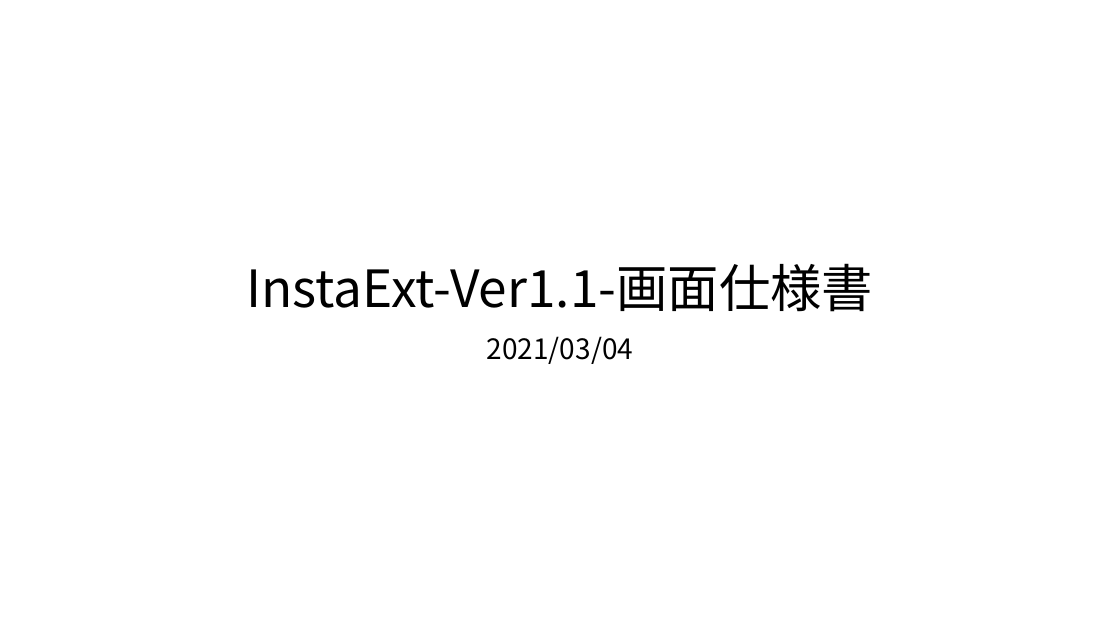
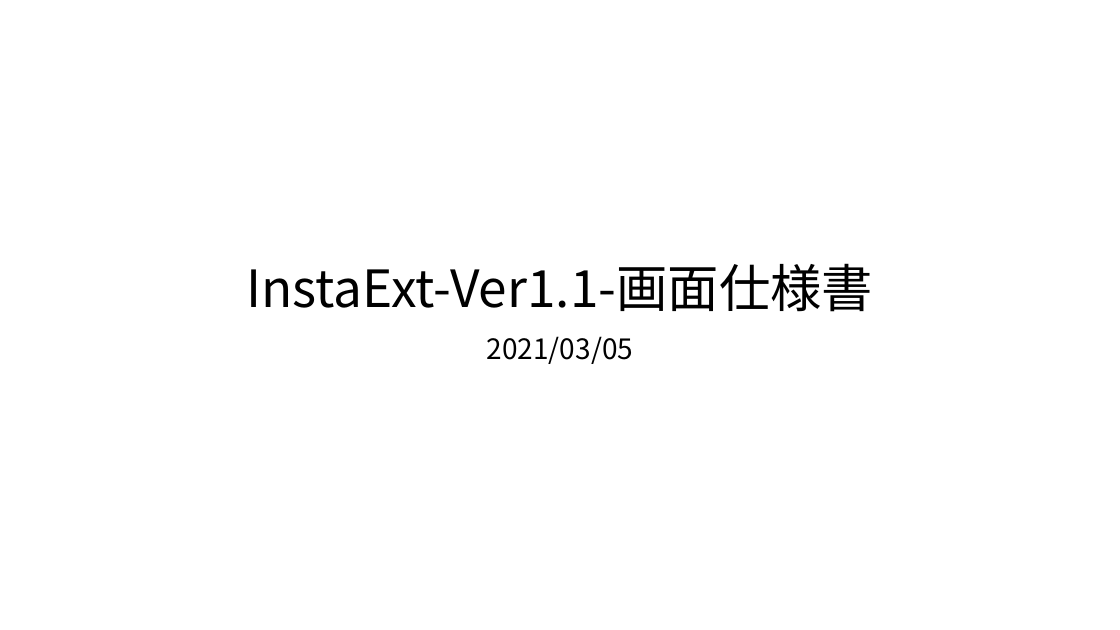
Before and after one commit to saganoH/InstaExt, a slide deck: slide 1 of InstaExt/docs/InstaExt_Ver1.1_画面仕様書.pptx. Drawn at 1120x630 pixels with LibreOffice and Linux fonts; fonts in the diff are those of the drawing. Boxes give left, top, right and bottom in pixels: in the first picture for what was removed or moved away, otherwise in the second. Text is boxed around its words. In the diff, an @@ line names an element or a change of style, - is before the commit and + after.

Commit message:
[task] card_206 顔認識の仕様策定(ver1.1)
* 画面仕様書の日付更新

```diff
--- a/InstaExt/docs/InstaExt_Ver1.1_画面仕様書.pptx
+++ b/InstaExt/docs/InstaExt_Ver1.1_画面仕様書.pptx
@@ subtitle at [487,336,633,364]: text changed @@
-2021/03/04
+2021/03/05
```
